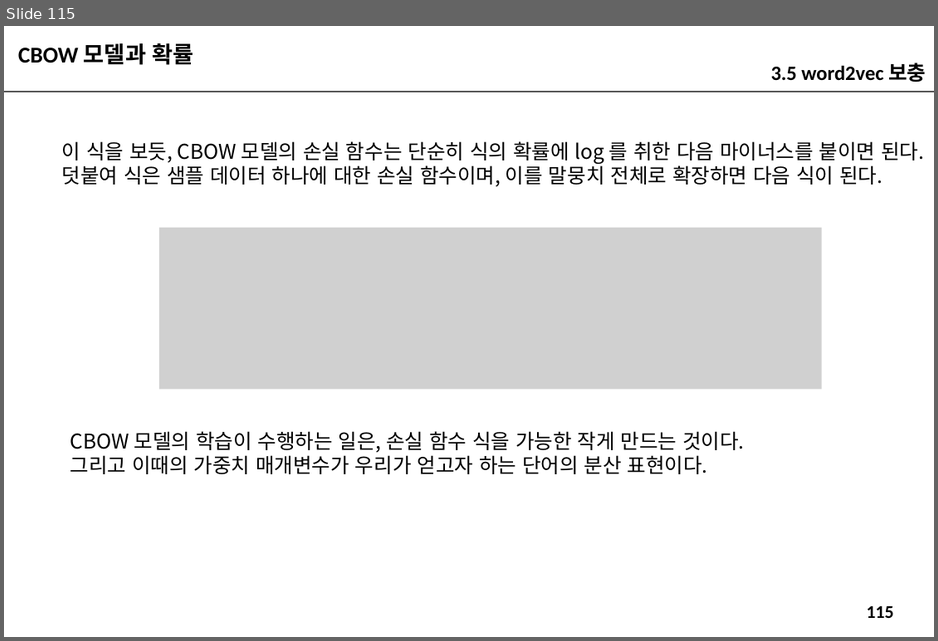
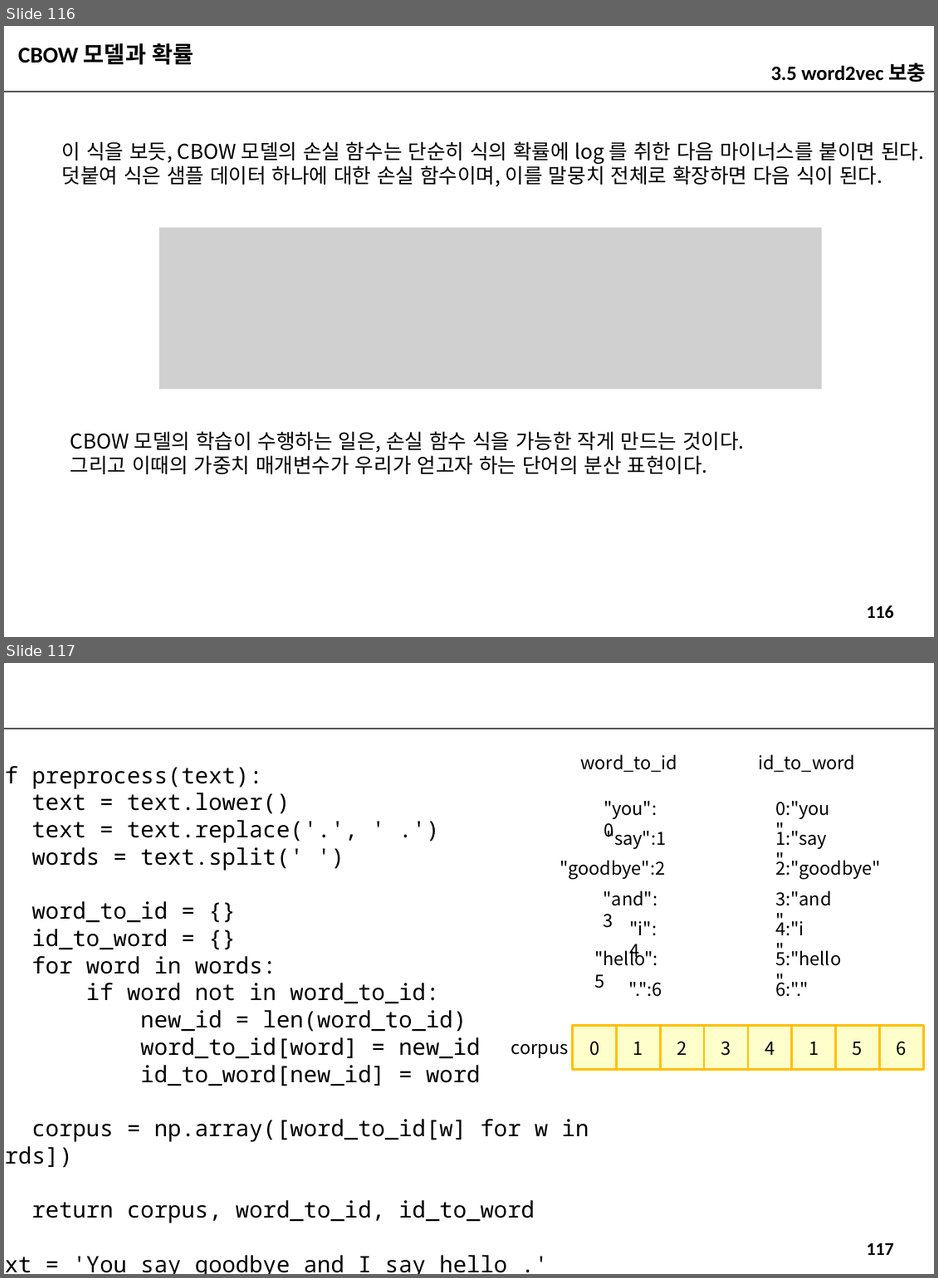
Before and after one commit to imguru-mooc/deep_learning_nlp, a slide deck: 인공지능_자연어처리_2_판서.pptx. Shown one above the other, each under a label of ours: slide 115 before the commit, slides 116 and 117 after it. The pictures are 938x641 and 938x1278 pixels, drawn with LibreOffice and Linux fonts; fonts in the diff are those of the drawing; grey boxes stand for pictures. Boxes give left, top, right and bottom in pixels: in the first picture for what was removed or moved away, otherwise in the second. Text is boxed around its words. In the diff, an @@ line names an element or a change of style, - is before the commit and + after.

```diff
--- a/인공지능_자연어처리_2_판서.pptx
+++ b/인공지능_자연어처리_2_판서.pptx
@@ slide 117 added at (4,663,934,1274), background #FFFFFF; not listed: 2 template elements that a slide beside it also shows @@
@@ text added at (580,754,677,772), 16 pt, text #000000 @@
+word_to_id
@@ text added at (758,754,855,772), 16 pt, text #000000 @@
+id_to_word
@@ text added at (32,767,589,1274), 20 pt, text #000000 @@
+def preprocess(text):
+text = text.lower()
+text = text.replace('.', ' .')
+words = text.split(' ')
+word_to_id = {}
+id_to_word = {}
+for word in words:
+if word not in word_to_id:
+new_id = len(word_to_id)
+word_to_id[word] = new_id
+id_to_word[new_id] = word
+corpus = np.array([word_to_id[w] for w in words])
+return corpus, word_to_id, id_to_word
+text = 'You say goodbye and I say hello .'
+corpus, word_to_id, id_to_word = preprocess(text)
@@ text added at (603,801,666,849), 16 pt, text #000000 @@
+"you":0
@@ text added at (775,801,830,819), 16 pt, text #000000 @@
+0:"you"
@@ text added at (603,823,666,849), 16 pt, text #000000 @@
+"say":1
@@ text added at (775,822,827,849), 16 pt, text #000000 @@
+1:"say"
@@ text added at (559,860,665,880), 16 pt, text #000000 @@
+"goodbye":2
@@ text added at (775,857,880,880), 16 pt, text #000000 @@
+2:"goodbye"
@@ text added at (603,890,658,928), 16 pt, text #000000 @@
+"and":3
@@ text added at (775,890,831,906), 16 pt, text #000000 @@
+3:"and"
@@ text added at (630,921,657,962), 16 pt, text #000000 @@
+"i":4
@@ text added at (775,913,803,935), 16 pt, text #000000 @@
+4:"i"
@@ text added at (594,948,658,988), 16 pt, text #000000 @@
+"hello":5
@@ text added at (775,948,841,966), 16 pt, text #000000 @@
+5:"hello"
@@ text added at (629,982,662,997), 16 pt, text #000000 @@
+".":6
@@ text added at (775,973,808,997), 16 pt, text #000000 @@
+6:"."
@@ rectangle added at (573,1025,617,1069), fill #FFFFCC, outline #FFC000 2 pt, 16 pt, text #000000 @@
+0
@@ rectangle added at (617,1025,660,1069), fill #FFFFCC, outline #FFC000 2 pt, 16 pt, text #000000 @@
+1
@@ rectangle added at (660,1025,704,1069), fill #FFFFCC, outline #FFC000 2 pt, 16 pt, text #000000 @@
+2
@@ rectangle added at (704,1025,748,1069), fill #FFFFCC, outline #FFC000 2 pt, 16 pt, text #000000 @@
+3
@@ rectangle added at (747,1025,791,1069), fill #FFFFCC, outline #FFC000 2 pt, 16 pt, text #000000 @@
+4
@@ rectangle added at (791,1025,835,1069), fill #FFFFCC, outline #FFC000 2 pt, 16 pt, text #000000 @@
+1
@@ rectangle added at (835,1025,879,1069), fill #FFFFCC, outline #FFC000 2 pt, 16 pt, text #000000 @@
+5
@@ rectangle added at (879,1025,923,1069), fill #FFFFCC, outline #FFC000 2 pt, 16 pt, text #000000 @@
+6
@@ text added at (511,1044,568,1058), 16 pt, text #000000 @@
+corpus
@@ what was slide 115 is now slide 116 @@
@@ page number at (866,605,894,618): text changed @@
-115
+116
```
Also in this commit, not shown: 7 slides changed, 1 other slide added.
